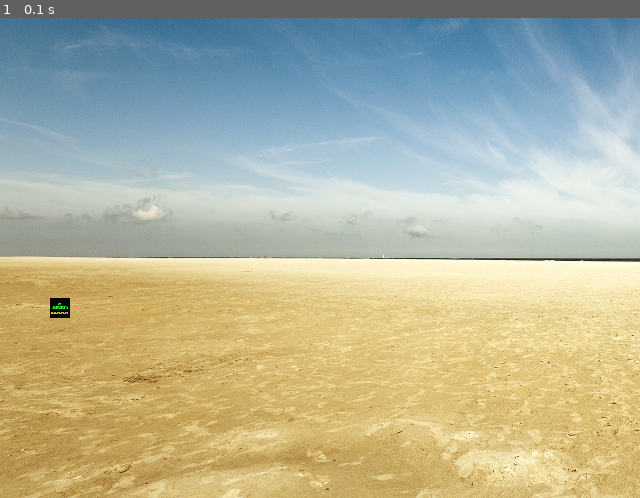
Above: before the commit, frame 1.
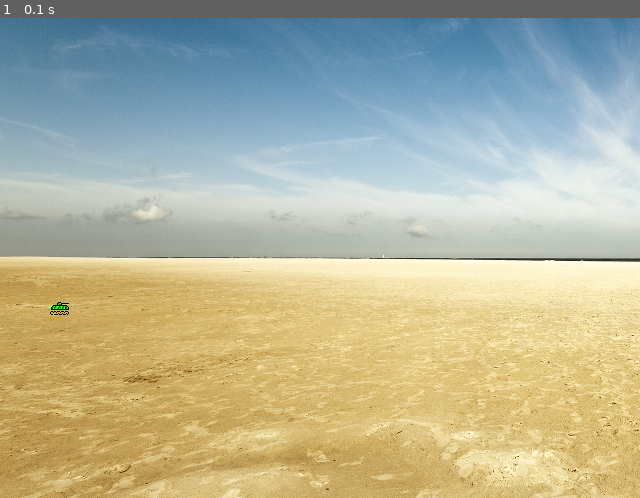
Above: after the commit, the same moment.

Repository: rodrigodub/Output
Game: pygame game, started from ProgramacaoDeJogos/Input04PJ04_c.py
The game is run twice, just before and just after one commit, with the same random seed, the same clock (stepped at 60 frames per second) and the same inputs.
Inputs:
- Up to frame 1 (0.1 s): no input

The runs differ from the first frame. In frame 1, less than 0.1% of the frame differs, in the area x 7-11%, y 58-63%.

Commit message:
PJ4: tank is alpha'd
# v2.067
# 20171228

Diff:
--- a/ProgramacaoDeJogos/Input04PJ04_c.py
+++ b/ProgramacaoDeJogos/Input04PJ04_c.py
@@ -6,8 +6,8 @@
 # Usage:
 # >python3 Input04PJ04_c.py
 #
-# v2.066
-# 20171227
+# v2.067
+# 20171228
 #################################################
 __author__ = 'Rodrigo Nobrega'
 
@@ -20,7 +20,7 @@
 # load image
 def load_image(file):
     path = os.path.join('images', file)
-    return pygame.image.load(path).convert()
+    return pygame.image.load(path).convert_alpha()
 
 
 # background
@@ -52,6 +52,7 @@
         self.image = load_image('tank4.png')
         self.pos = (50,280)
 
+
 # tankmovement
 
 # skydiver
